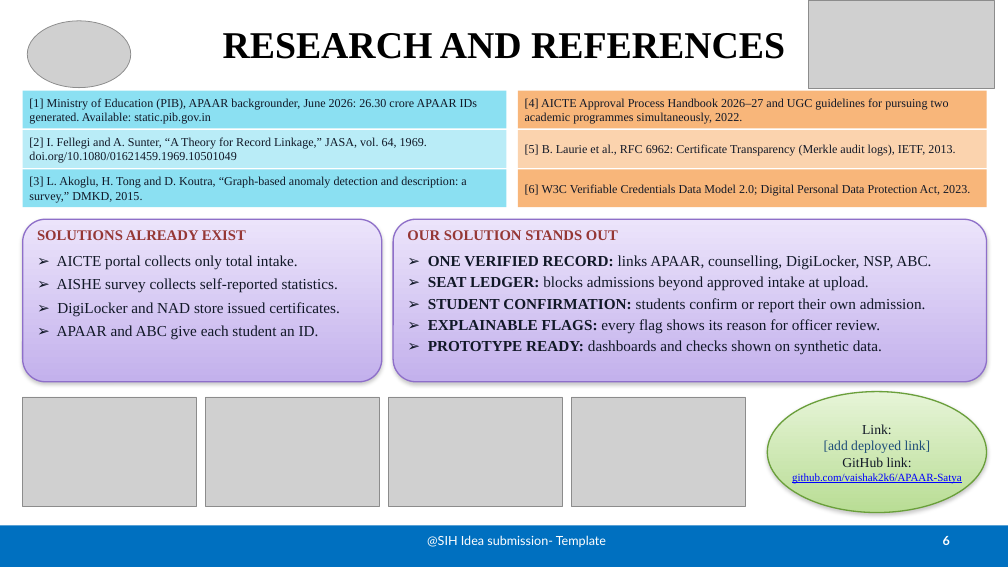
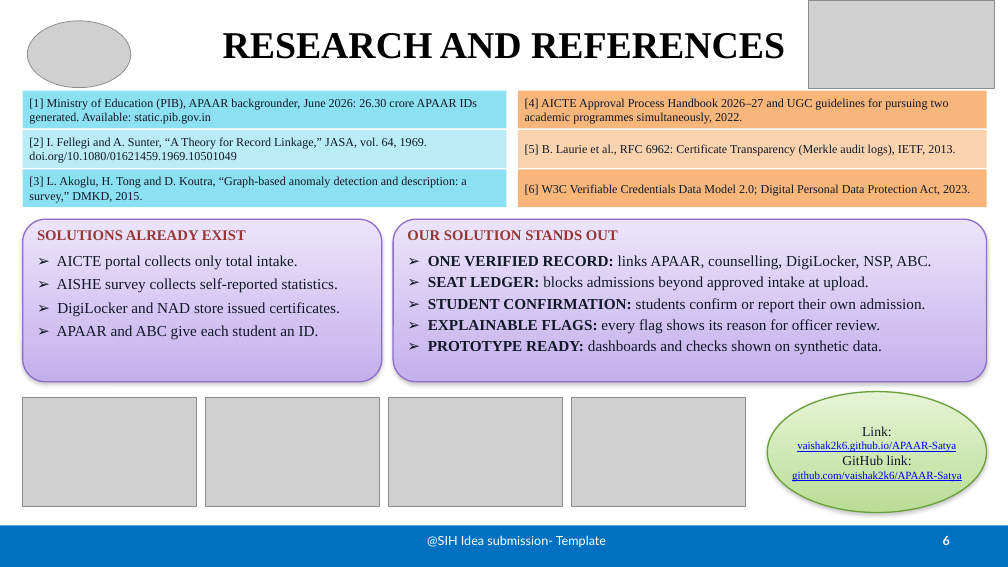
Before and after one commit to vaishak2k6/APAAR-Satya, a slide deck: slide 6 of APAAR-Satya_SIH2026_Final.pptx. Drawn at 1008x567 pixels with LibreOffice and Linux fonts; fonts in the diff are those of the drawing; grey boxes stand for pictures. Boxes give left, top, right and bottom in pixels: in the first picture for what was removed or moved away, otherwise in the second. Text is boxed around its words. In the diff, an @@ line names an element or a change of style, - is before the commit and + after.

```diff
--- a/APAAR-Satya_SIH2026_Final.pptx
+++ b/APAAR-Satya_SIH2026_Final.pptx
@@ text at <box>797,441,956,452</box>: text changed; size 13 to 10.5 pt; text colour #1F4E79 to #0000FF @@
-[add deployed link]
+vaishak2k6.github.io/APAAR-Satya
```
Also in this commit, not shown: 7 other files.
